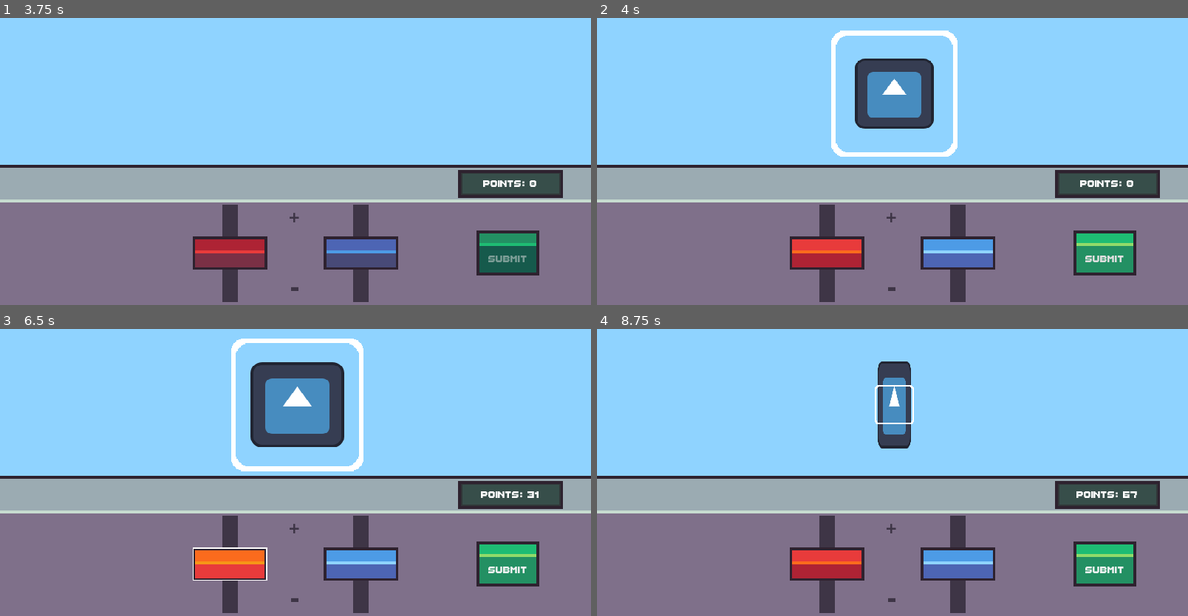
Above: before the commit, frames 1-4 (two rows, left to right).
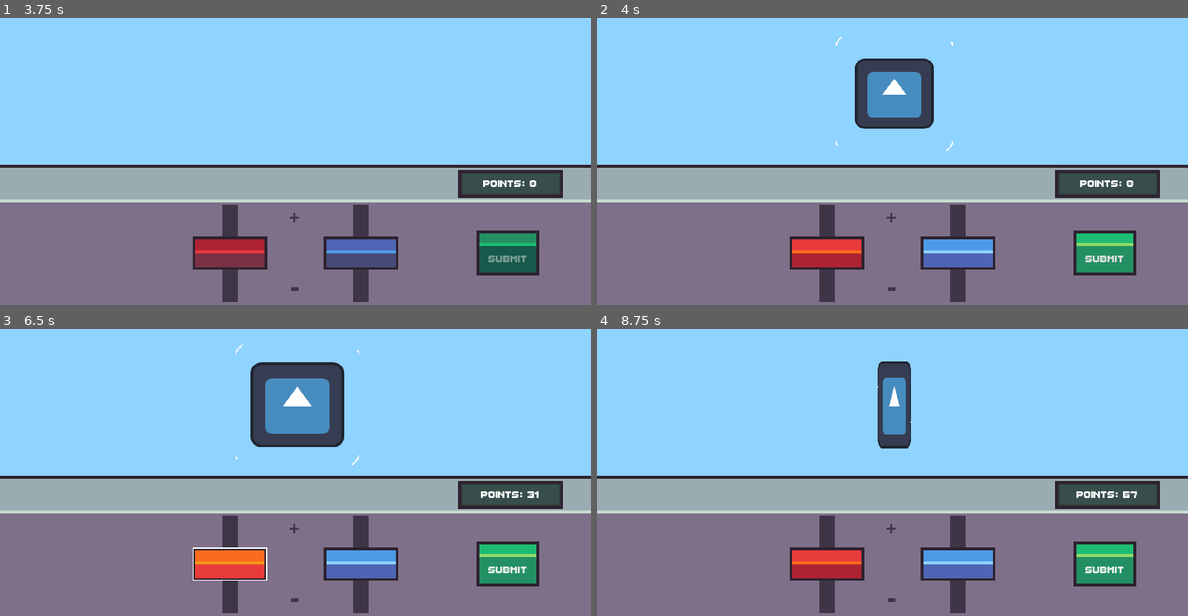
Above: after the commit, the same moments.

Repository: FixelDev/built-to-scale
Game: Godot game, scene res://scenes/game/game.tscn
Same seed, same stepped clock (60 frames per second), same inputs: the game is played once before the commit and once after it. The engine's default icon, where the game draws it, is replaced by a stand-in: a white triangle on a blue panel in a dark square.
Inputs (mouse positions are in pixels of both pictures, inside the frame that each line leads up to):
- Up to frame 1 (3.75 s): click (354, 104) at 0.52 s; type "Alex" at 0.6 s; click "Accept" at 1.25 s; tap Enter at 2 s; move the mouse to (425, 121) at 2.02 s; click "BEGIn" at 2.75 s; tap Space at 3.5 s; move the mouse to (177, 155) at 3.52 s
- Up to frame 2 (4 s): no input
- Up to frame 3 (6.5 s): click "SUBMIT" at 4.25 s; tap Enter at 5 s; move the mouse to (354, 377) at 5.02 s; tap Space at 5.75 s; move the mouse to (265, 515) at 5.77 s
- Up to frame 4 (8.75 s): click "SUBMIT" at 6.5 s; tap Enter at 7.25 s; move the mouse to (1069, 501) at 7.27 s; tap Space at 8 s; move the mouse to (715, 400) at 8.02 s

Frame 1 is identical in both runs. In frame 2, 1.3% of the frame differs, in the area x 39-61%, y 4-49%; in frame 3, 1.4%, in the area x 39-62%, y 3-50%; in frame 4, 0.1%.
Error in both runs: Attempt to call function 'get_as_text' in base 'null instance' on a null instance. (res://globals/globals.gd:22)

Commit message:
Added new outline shader

Diff:
--- a/entities/game_object/outline.gdshader
+++ b/entities/game_object/outline.gdshader
@@ -1,65 +1,37 @@
 shader_type canvas_item;
 
-uniform vec4 color : source_color = vec4(1.0);
-uniform float width : hint_range(0, 10) = 1.0;
-uniform int pattern : hint_range(0, 2) = 0; // diamond, circle, square
-uniform bool inside = false;
-uniform bool add_margins = true; // only useful when inside is false
+uniform vec4 line_color = vec4(1);
+uniform float line_thickness = 1.0;
+uniform float frequency = 10.0;
+uniform float phase_speed = 1.0;
 
-void vertex() {
-	if (add_margins) {
-		VERTEX += (UV * 2.0 - 1.0) * width;
+void fragment() {
+	vec2 size = TEXTURE_PIXEL_SIZE * line_thickness;
+
+	float outline = texture(TEXTURE, UV + vec2(-size.x, 0)).a;
+	outline += texture(TEXTURE, UV + vec2(0, size.y)).a;
+	outline += texture(TEXTURE, UV + vec2(size.x, 0)).a;
+	outline += texture(TEXTURE, UV + vec2(0, -size.y)).a;
+	outline += texture(TEXTURE, UV + vec2(-size.x, size.y)).a;
+	outline += texture(TEXTURE, UV + vec2(-size.x, size.y * 0.5)).a;
+	outline += texture(TEXTURE, UV + vec2(size.x, size.y)).a;
+	outline += texture(TEXTURE, UV + vec2(size.x, size.y * 0.5)).a;
+	outline += texture(TEXTURE, UV + vec2(-size.x, -size.y)).a;
+	outline += texture(TEXTURE, UV + vec2(-size.x, -size.y * 0.5)).a;
+	outline += texture(TEXTURE, UV + vec2(size.x, -size.y)).a;
+	outline += texture(TEXTURE, UV + vec2(size.x, -size.y * 0.5)).a;
+	outline = round(min(outline, 1.0));
+	float mul = round(texture(TEXTURE, UV).a);
+	if (mul > 0.5) {
+		COLOR = texture(TEXTURE, UV);
+		COLOR.a = 0.0;
+	}else if (outline > 0.5) {
+		vec2 pos = UV - vec2(0.5);
+		float angle = atan(pos.y, pos.x);
+		if (angle < 0.0) {
+		angle += 2.0 * PI;
+		}
+		float ring = step(0.0, sin(frequency * angle + TIME * phase_speed));
+		COLOR = vec4(line_color.rgb, ring * line_color.a);
 	}
 }
-
-bool hasContraryNeighbour(vec2 uv, vec2 texture_pixel_size, sampler2D texture) {
-	for (float i = -ceil(width); i <= ceil(width); i++) {
-		float x = abs(i) > width ? width * sign(i) : i;
-		float offset;
-
-		if (pattern == 0) {
-			offset = width - abs(x);
-		} else if (pattern == 1) {
-			offset = floor(sqrt(pow(width + 0.5, 2) - x * x));
-		} else if (pattern == 2) {
-			offset = width;
-		}
-
-		for (float j = -ceil(offset); j <= ceil(offset); j++) {
-			float y = abs(j) > offset ? offset * sign(j) : j;
-			vec2 xy = uv + texture_pixel_size * vec2(x, y);
-
-			if ((xy != clamp(xy, vec2(0.0), vec2(1.0)) || texture(texture, xy).a <= 0.0) == inside) {
-				return true;
-			}
-		}
-	}
-
-	return false;
-}
-
-void fragment() {
-	vec2 uv = UV;
-
-	if (add_margins) {
-		vec2 texture_pixel_size = vec2(1.0) / (vec2(1.0) / TEXTURE_PIXEL_SIZE + vec2(width * 2.0));
-
-		uv = (uv - texture_pixel_size * width) * TEXTURE_PIXEL_SIZE / texture_pixel_size;
-
-		if (uv != clamp(uv, vec2(0.0), vec2(1.0))) {
-			COLOR.a = 0.0;
-		} else {
-			COLOR = texture(TEXTURE, uv);
-		}
-	} else {
-		COLOR = texture(TEXTURE, uv);
-	}
-
-	if ((COLOR.a > 0.0) == inside && hasContraryNeighbour(uv, TEXTURE_PIXEL_SIZE, TEXTURE)) {
-		COLOR.rgb = inside ? mix(COLOR.rgb, color.rgb, color.a) : color.rgb;
-		COLOR.a += (1.0 - COLOR.a) * color.a;
-	}
-	else{
-		COLOR.a = 0.0;
-	}
-}
--- a/scenes/game/game.tscn
+++ b/scenes/game/game.tscn
@@ -143,11 +143,10 @@
 
 [sub_resource type="ShaderMaterial" id="ShaderMaterial_8ebnn"]
 shader = ExtResource("3_emfrl")
-shader_parameter/color = Color(1, 1, 1, 1)
-shader_parameter/width = 5.0
-shader_parameter/pattern = 2
-shader_parameter/inside = false
-shader_parameter/add_margins = true
+shader_parameter/line_color = Vector4(1, 1, 1, 1)
+shader_parameter/line_thickness = 1.0
+shader_parameter/frequency = 10.0
+shader_parameter/phase_speed = 5.0
 
 [node name="Game" type="Node2D"]
 
@@ -294,6 +293,7 @@
 vertical_alignment = 1
 
 [node name="PlayerCard" type="PanelContainer" parent="UI"]
+visible = false
 anchors_preset = 8
 anchor_left = 0.5
 anchor_top = 0.5
@@ -669,6 +669,7 @@
 unique_name_in_owner = true
 material = SubResource("ShaderMaterial_8ebnn")
 position = Vector2(644, 262)
+scale = Vector2(4, 4)
 
 [node name="PointsManager" type="Node2D" parent="."]
 script = ExtResource("6_20o6s")
--- a/scenes/game/player_card/player_card.gd
+++ b/scenes/game/player_card/player_card.gd
@@ -2,6 +2,8 @@
 
 @onready var player_name = %PlayerName
 
+func _ready() -> void:
+	show()
 
 func _on_start_button_pressed():
 	if player_name.text.length() <= 0:
Not shown: 1 places in scenes/game/game.tscn that only renumber resources
Binary file added: test.aseprite
Binary file added: test.png
Not shown, added: test.png.import
